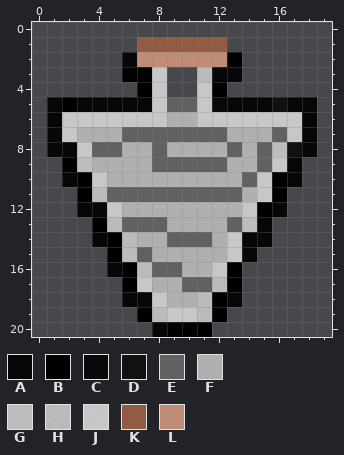
Pixel-art sprite, stored at Assets/items minotauro/Alta res/Cabello_2_MINO.png. The picture above is the old version.
The file is 200x210 pixels, drawn in blocks of 10x10; one block is one cell here. Colours within 5 levels of each other are drawn and written as one.
Palette (. is transparent): A #000000e6  B #000000fd  C #090909fe  D #111111fe  E #616161  F #b0b0b0  G #bdbdbdfe  H #c7c7c7e6  J #c7c7c7fe  K #935b41  L #bf8d76
After:
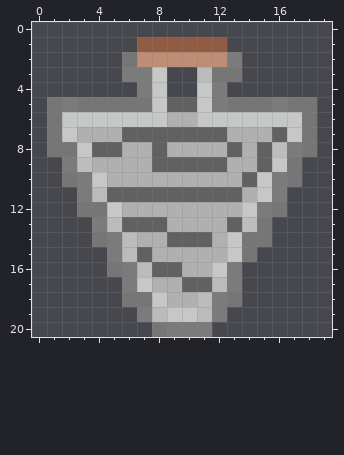
Message: +Item Cabello (corregido) de minotauro +Item Rostro de minotauro
Change:
@@ palette @@
-A #000000e6
+A #7b7b7be6
-B #000000fd
+B #7b7b7bfd
@@ x 10..19 @@
  4 .JB.......
- 5 EJCAAADAA.
+ 5 EJBAAABAA.
  6 FJJJJJJJA.
  7 EEEFFFEJA.
- 8 FFFEFEGDA.
+ 8 FFFEFEGBA.
  9 EEEFFEJA..
Changed places in both pictures, as pixel boxes (x1, y1, x2, y2):
changed: (47, 52, 317, 337)
